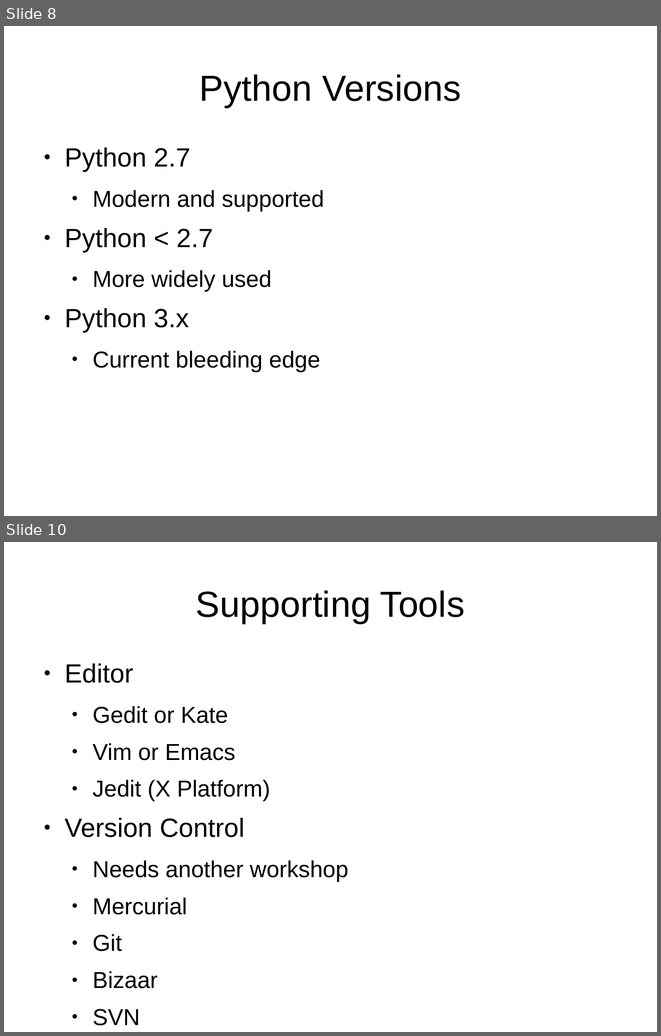
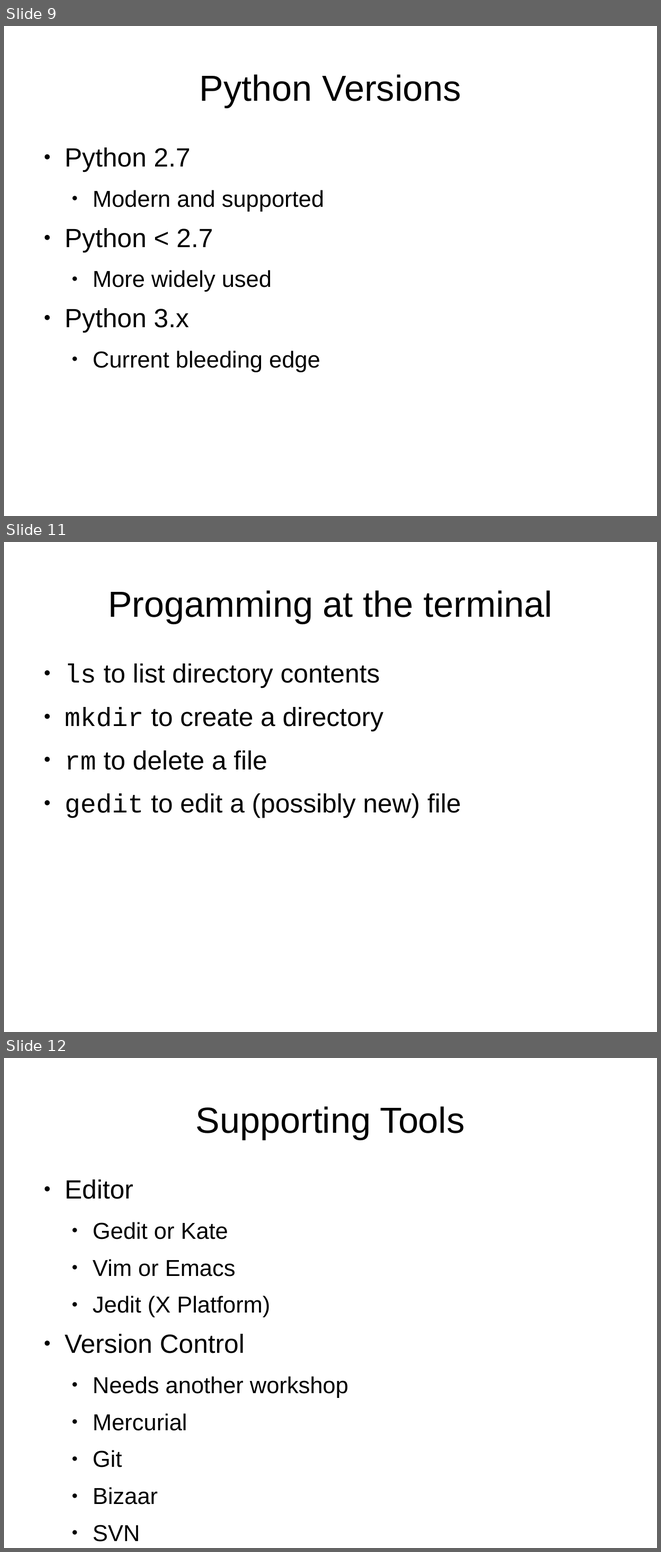
Before and after one commit to alecthegeek/pythonWorkshop, a slide deck: PythonLinuxWorkshop.odp. Shown one above the other, each under a label of ours: slides 8 and 10 before the commit, slides 9, 11 and 12 after it; the slides between them are not shown. The pictures are 661x1036 and 661x1552 pixels, drawn with LibreOffice and Linux fonts; fonts in the diff are those of the drawing. Boxes give left, top, right and bottom in pixels: in the first picture for what was removed or moved away, otherwise in the second. Text is boxed around its words. In the diff, an @@ line names an element or a change of style, - is before the commit and + after.

```diff
--- a/PythonLinuxWorkshop.odp
+++ b/PythonLinuxWorkshop.odp
@@ slide 11 added at (x1=4, y1=542, x2=657, y2=1032), background #FFFFFF @@
@@ title added at (x1=108, y1=590, x2=553, y2=623), 44 pt, text #000000 @@
+Progamming at the terminal
@@ text added at (x1=64, y1=663, x2=461, y2=818), 32 pt, text #000000 @@
+● ls to list directory contents
+● mkdir to create a directory
+● rm to delete a file
+● gedit to edit a (possibly new) file
@@ what was slide 8 is now slide 9 @@
@@ what was slide 10 is now slide 12 @@
```
Also in this commit, not shown: 3 slides changed, 1 other slide added, 2 other files.
